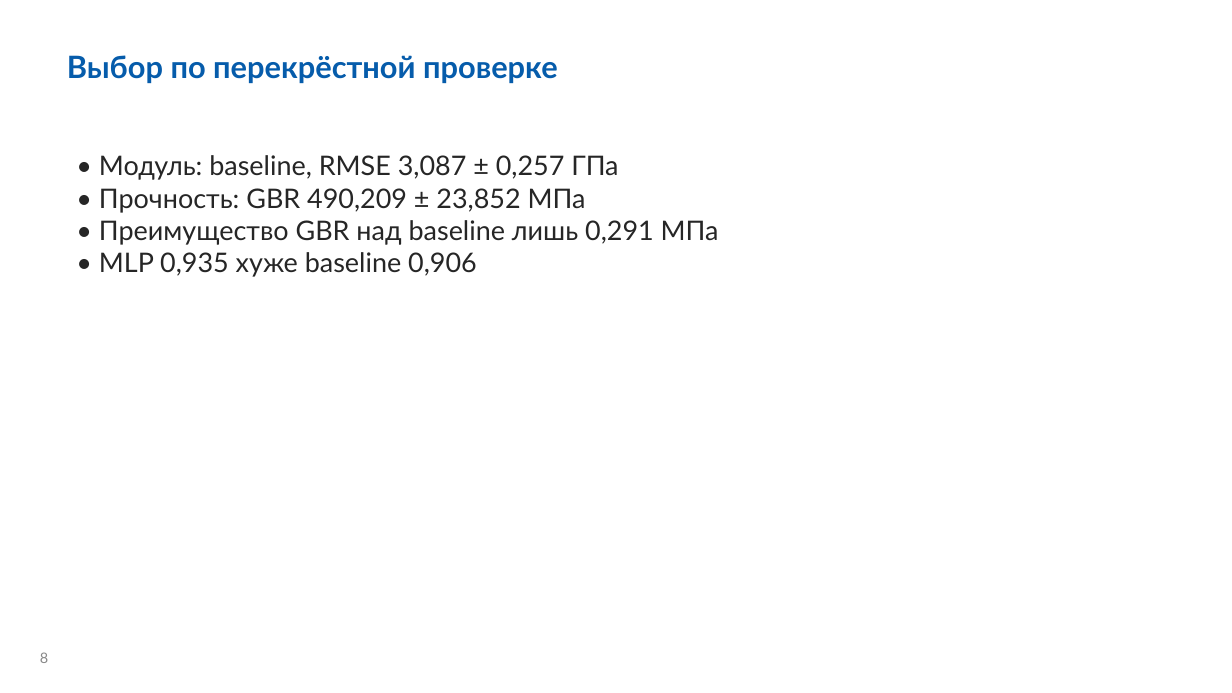
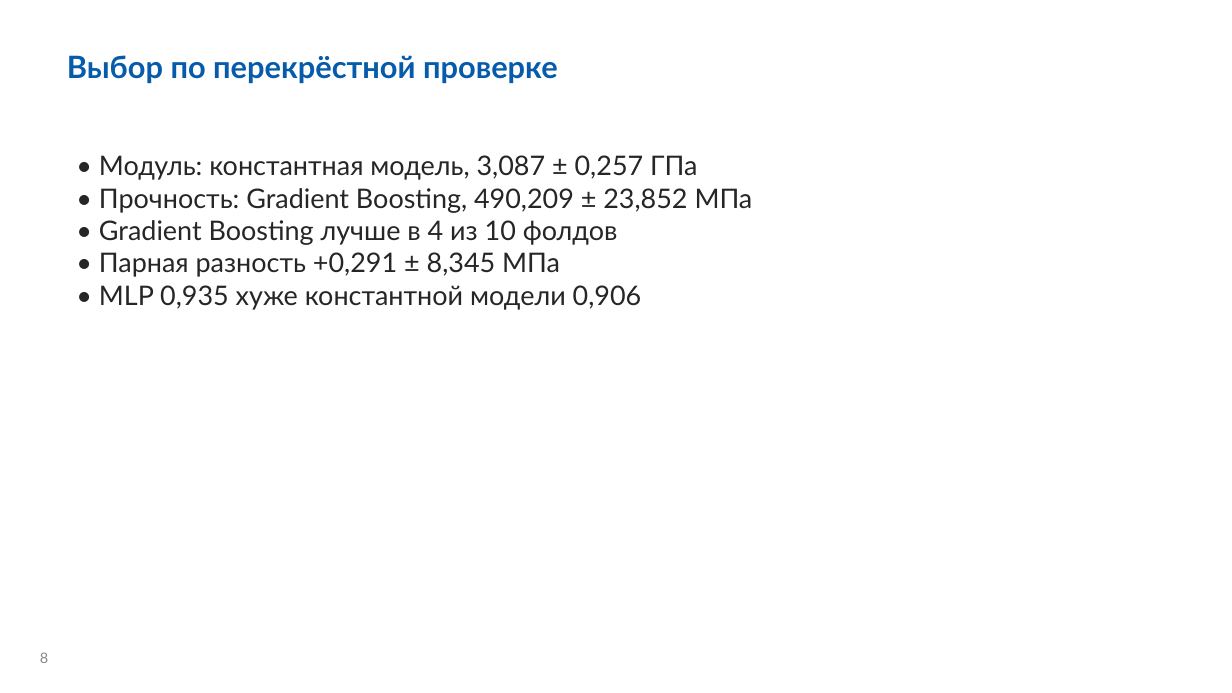
Before and after one commit to fpvcstep/composites-property-prediction, a slide deck: slide 8 of presentation/defense.pptx. Drawn at 1232x693 pixels with LibreOffice and Linux fonts; fonts in the diff are those of the drawing; background and template pictures are left out. Boxes give left, top, right and bottom in pixels: in the first picture for what was removed or moved away, otherwise in the second. Text is boxed around its words. In the diff, an @@ line names an element or a change of style, - is before the commit and + after.

```diff
--- a/presentation/defense.pptx
+++ b/presentation/defense.pptx
@@ text at box(99, 155, 753, 310): text changed @@
-• Модуль: baseline, RMSE 3,087 ± 0,257 ГПа
-• Прочность: GBR 490,209 ± 23,852 МПа
-• Преимущество GBR над baseline лишь 0,291 МПа
-• MLP 0,935 хуже baseline 0,906
+• Модуль: константная модель, 3,087 ± 0,257 ГПа
+• Прочность: Gradient Boosting, 490,209 ± 23,852 МПа
+• Gradient Boosting лучше в 4 из 10 фолдов
+• Парная разность +0,291 ± 8,345 МПа
+• MLP 0,935 хуже константной модели 0,906
```
Also in this commit, not shown: 11 other slides changed, 16 other files.
